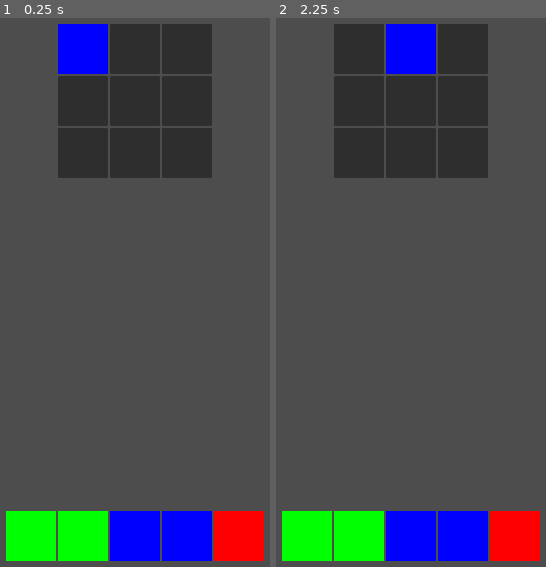
Above: before the commit, frames 1-2 (left to right).
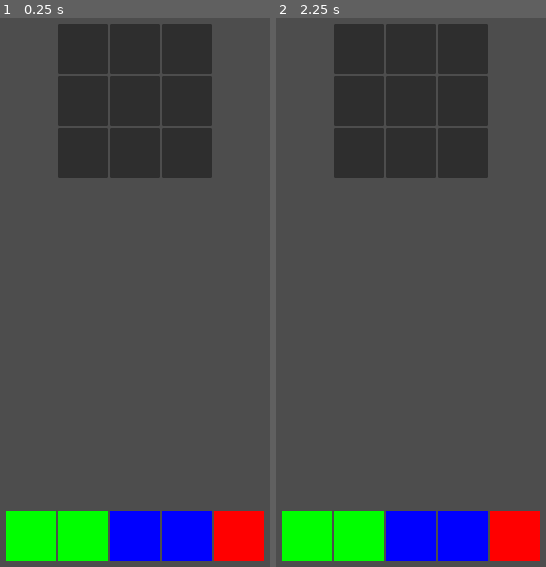
Above: after the commit, the same moments.

Repository: CullsGit/godot-4-tcg
Game: Godot game, scene res://scenes/Board.tscn
Two runs of this game, one before a commit and one after it. Both use one fixed random seed, a clock stepped at 60 frames per second and the inputs below.
Inputs (mouse positions are in pixels of both pictures, inside the frame that each line leads up to):
- Up to frame 1 (0.25 s): no input
- Up to frame 2 (2.25 s): tap Enter at 0.5, 2 s; move the mouse to (outside the picture) at 0.52 s; click (outside the picture) at 0.67 s; tap Space at 1.25 s; move the mouse to (303, 319) at 1.27 s; click (303, 319) at 1.42 s; move the mouse to (543, 160) at 2.02 s; click (543, 160) at 2.17 s

The runs differ from the first frame. In frame 1, 1.7% of the frame differs, in the area x 21-40%, y 1-11%; in frame 2, 1.7%.

Commit message:
add card selection logic, remove debugging test

Diff:
--- a/scenes/Board.gd
+++ b/scenes/Board.gd
@@ -13,8 +13,6 @@
 		if child is Control:
 			slots.append(child)
 
-	# Manually place cards for testing
-	place_test_cards()
 
 func move_card(current_slot, direction):
 	var slot_index = slots.find(current_slot)
@@ -62,14 +60,3 @@
 				return slot_index + 3
 
 	return -1  # Invalid move
-
-func place_test_cards():
-	var test_card1 = card_scene.instantiate()
-	test_card1.card_type = "Tank"
-	grid.get_child(0).place_card(test_card1)  # Blue for Tank
-
-	slots[0].place_card(test_card1)  # Top-left slot
-
-	# Move the card to the right after 2 seconds
-	await get_tree().create_timer(2.0).timeout
-	move_card(slots[0], "right")
--- a/scenes/Hand.gd
+++ b/scenes/Hand.gd
@@ -1,13 +1,21 @@
 extends HBoxContainer
 
-var hand_cards: Array = []  # Stores drawn cards
-const MAX_HAND_SIZE = 5  # Max cards allowed in hand
+var hand_cards: Array = []
+const MAX_HAND_SIZE = 5
+var selected_card = null  # Store the currently selected card
 
-# 🔹 Adds a drawn card to the player's hand
 func add_card(card):
 	if hand_cards.size() < MAX_HAND_SIZE:
-		hand_cards.append(card)  # Store reference in hand
-		add_child(card)  # Add to UI
-		print("Card added to hand:", card.card_type)
-	else:
-		print("Hand is full!")
+		hand_cards.append(card)
+		add_child(card)  # Add visually
+		card.connect("gui_input", Callable(self, "_on_card_clicked").bind(card))  # Handle clicks
+
+func _on_card_clicked(event, card):
+	if event is InputEventMouseButton and event.pressed:
+		selected_card = card
+		print("Selected card:", selected_card.card_type)
+
+func remove_card(card):
+	if card in hand_cards:
+		hand_cards.erase(card)  # Remove from the list
+		remove_child(card)  # Remove from UI
--- a/scenes/Slot.gd
+++ b/scenes/Slot.gd
@@ -1,21 +1,32 @@
 extends Control
 
-var placed_card = null  # Store the card in this slot
+var placed_card = null  # Stores the card placed in this slot
 
-# Function to check if the slot is empty
-func is_empty() -> bool:
-	return placed_card == null
+func is_empty():
+	return placed_card == null  # Returns true if no card is placed
 
-# Function to place a card in this slot
+func _on_gui_input(event):
+	if event is InputEventMouseButton and event.pressed:
+		var hand = get_tree().get_root().find_child("Hand", true, false)  # Find Hand globally
+		if is_empty() and hand and hand.selected_card:
+			place_card(hand.selected_card)
+			hand.remove_card(hand.selected_card)
+
 func place_card(card):
-	if is_empty():
-		placed_card = card
-		add_child(card)  # Add card as a child of the slot
-		card.position = Vector2.ZERO
-		return true
-	return false
+	placed_card = card  # Store the placed card
+	var hand = get_tree().get_root().find_child("Hand", true, false)  # Find Hand globally
 
-# Function to remove a card from this slot
+	if hand:
+		hand.selected_card = null  # Deselect after placing
+		hand.remove_card(card)  # Remove the card from the hand list
+
+	# 🔹 Check if the card still has a parent before removing it
+	if card.get_parent():
+		card.get_parent().remove_child(card)  # Remove from hand safely
+
+	add_child(card)  # Add to the slot
+	card.position = Vector2.ZERO  # Align properly
+
 func remove_card():
 	if placed_card:
-		placed_card = null  # Only clear the slot, don't delete the card
+		placed_card = null  # Clear the slot reference, but do NOT delete the card
Not shown, added: scenes/BoaE33D.tmp
